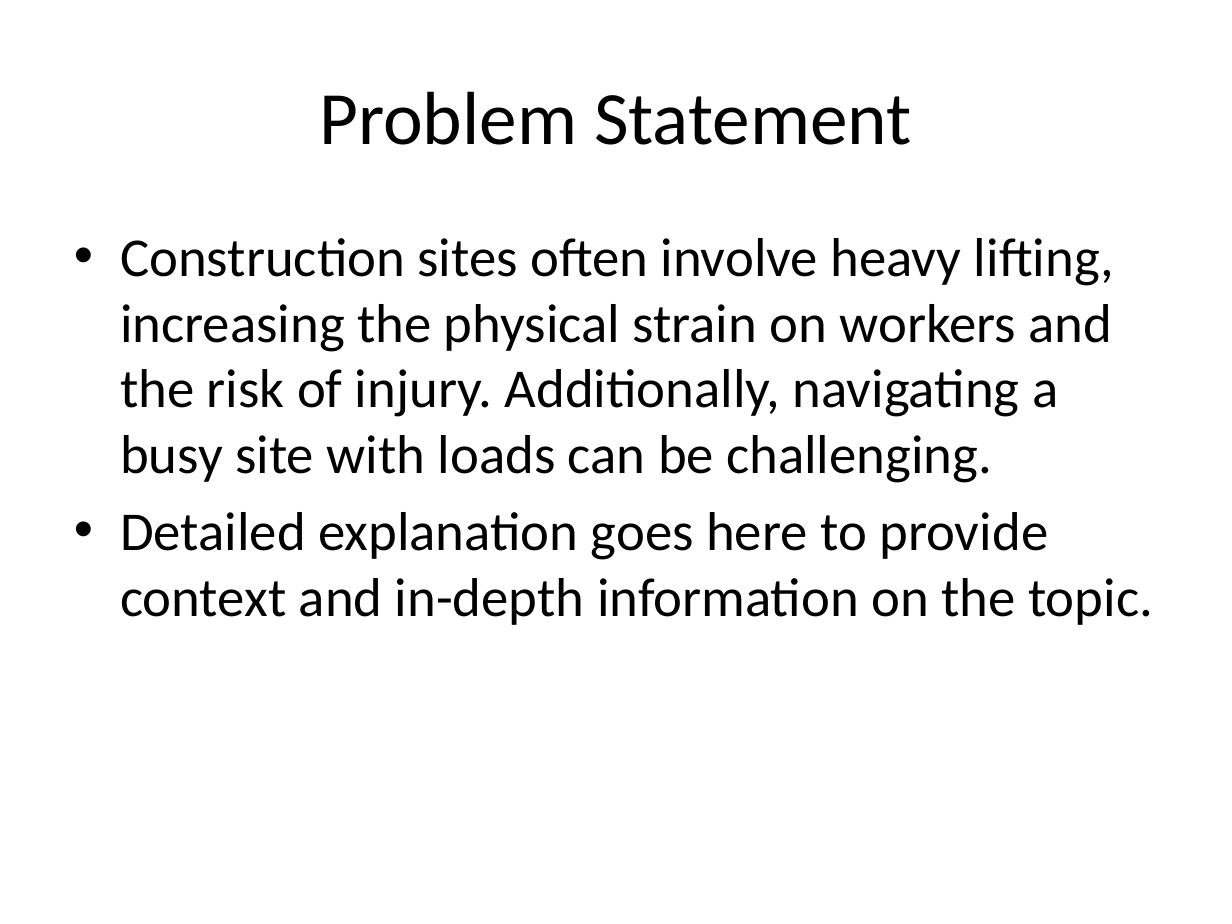
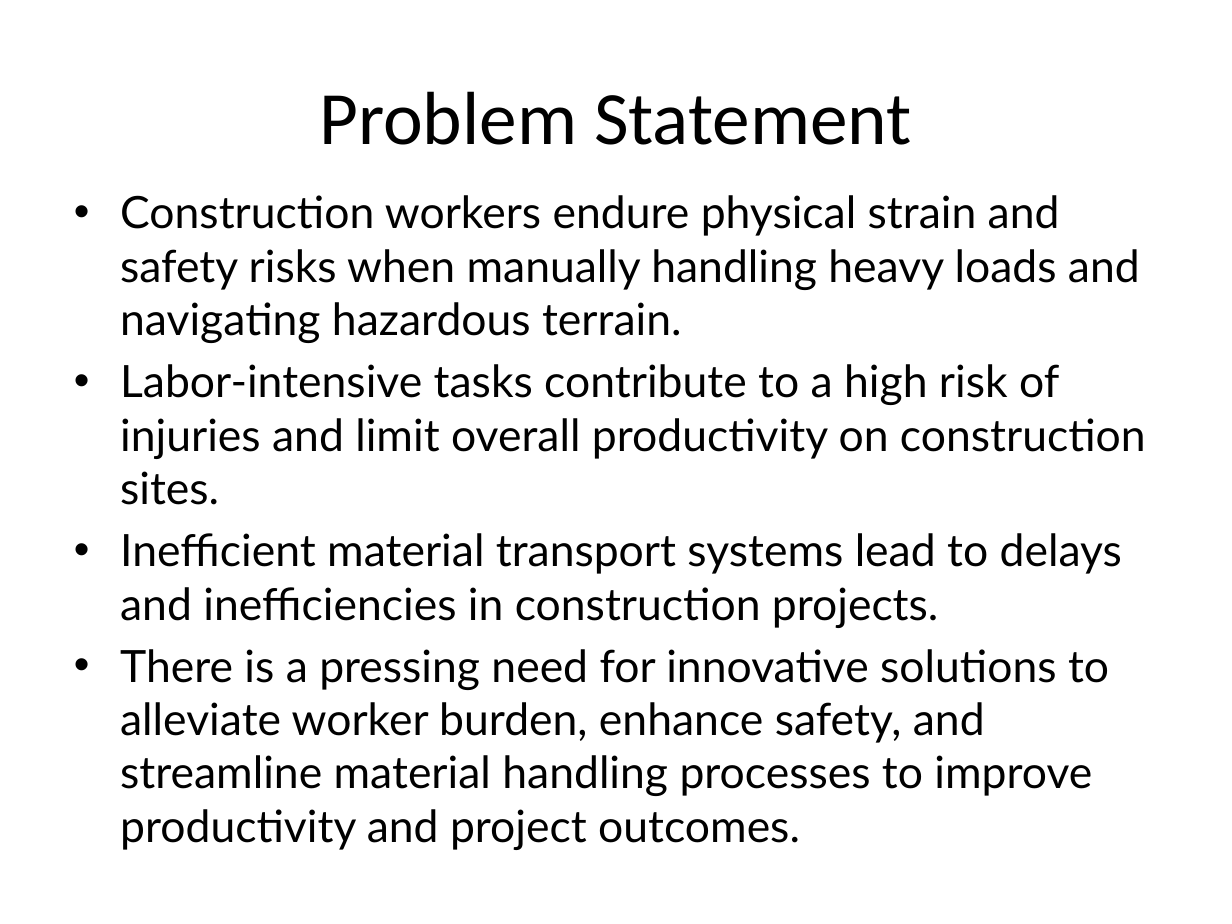
Before and after one commit to Dawn-Of-Justice/ACAV, a slide deck: slide 4 of MiniProj.pptx. Drawn at 1232x924 pixels with LibreOffice and Linux fonts; fonts in the diff are those of the drawing. Boxes give left, top, right and bottom in pixels: in the first picture for what was removed or moved away, otherwise in the second. Text is boxed around its words. In the diff, an @@ line names an element or a change of style, - is before the commit and + after.

```diff
--- a/MiniProj.pptx
+++ b/MiniProj.pptx
@@ text at (120,195,1146,796): text changed; size 32 to 26 pt; font Calibri to Lato @@
-• Construction sites often involve heavy lifting, increasing the physical strain on workers and the risk of injury. Additionally, navigating a busy site with loads can be challenging.
-• Detailed explanation goes here to provide context and in-depth information on the topic.
+• Construction workers endure physical strain and safety risks when manually handling heavy loads and navigating hazardous terrain.
+• Labor-intensive tasks contribute to a high risk of injuries and limit overall productivity on construction sites.
+• Inefficient material transport systems lead to delays and inefficiencies in construction projects.
+• There is a pressing need for innovative solutions to alleviate worker burden, enhance safety, and streamline material handling processes to improve productivity and project outcomes.
```
Also in this commit, not shown: 3 other slides changed, 2 slides added.
